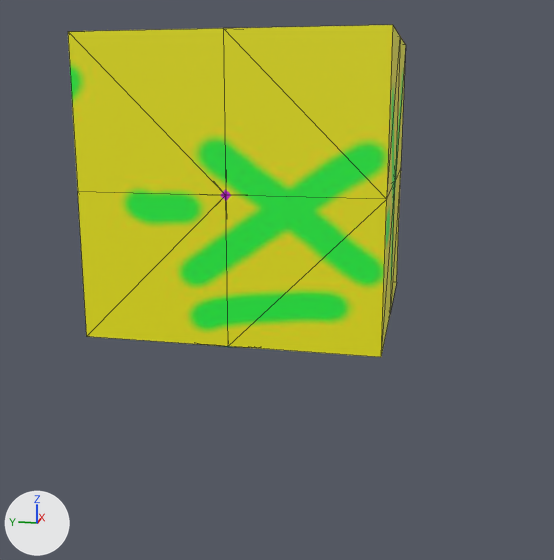
Before and after pictures for a commit that changed the OBJ model wapuku-ui/www/data/wapuku.obj.
Both versions are drawn from a camera (50 mm lens) standing at (-5.65, -1.26, 0.63) and looking at (0.07, -0.11, -0.8). Arrows for +X, +Y and +Z are at lower left; the lights stay in place. Mesh edges are drawn as thin lines. Where no turn or scale is listed for an object, it has been applied to the vertices.
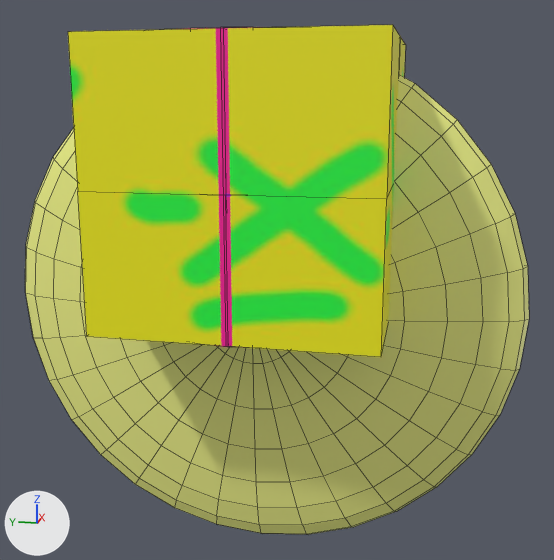
The newer file is also turned or shifted as a whole; pictures and numbers use the older file's frame.

Changed parts and their boxes [x1, y1, x2, y2] in the pictures (554 x 560 px):
'Torus', added (yellow)
    after: [25, 75, 529, 534]
'Cylinder', added (pink)
    after: [189, 27, 261, 348]

The change, as a diff of the scene's bpy script:
```diff
--- a/wapuku-ui/www/data/wapuku.obj.py
+++ b/wapuku-ui/www/data/wapuku.obj.py
@@ img_torus_1024_jpg @@
+img_torus_1024_jpg = load_image('torus_1024.jpg', 'torus_1024.jpg', 1024, 1024, 'sRGB')
@@ img_cylinder_1024_jpg @@
+img_cylinder_1024_jpg = load_image('cylinder_1024.jpg', 'cylinder_1024.jpg', 1024, 1024, 'sRGB')
@@ mat_torus_material @@
+mat_torus_material = principled_material('torus_material')
+mat_torus_material.texture = img_torus_1024_jpg
@@ mat_cylinder_material @@
+mat_cylinder_material = principled_material('cylinder_material')
+mat_cylinder_material.texture = img_cylinder_1024_jpg
@@ me_torus @@
+me_torus.from_pydata(...)  # a UV sphere (32 segments, 16 rings, poles along x) spanning x -0.29..0.29, y -2.0..2.0, z -2.0..2.0
+me_torus.materials.append(mat_torus_material)  # picture img_torus_1024_jpg
@@ me_cylinder @@
+me_cylinder.from_pydata(...)  # a 32-sided cylinder along z spanning x -1.0..1.0, y -1.0..1.0, z -0.02..1.98
+me_cylinder.materials.append(mat_cylinder_material)  # picture img_cylinder_1024_jpg
@@ ob_torus @@
+ob_torus = bpy.data.objects.new('Torus', me_torus)
+ob_torus.location = (0.0, 0.0, -0.98)
@@ ob_cylinder @@
+ob_cylinder = bpy.data.objects.new('Cylinder', me_cylinder)
+ob_cylinder.location = (0.0, 0.0, -0.98)
```
